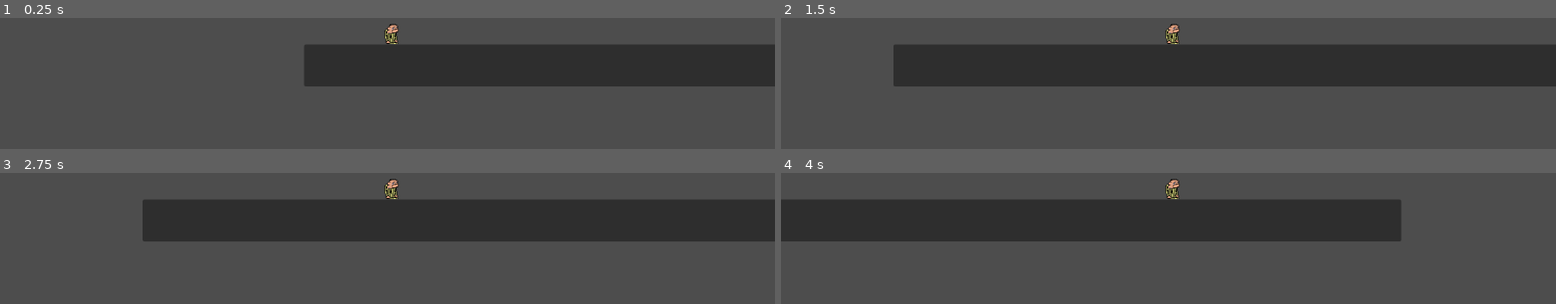
Above: before the commit, frames 1-4 (two rows, left to right).
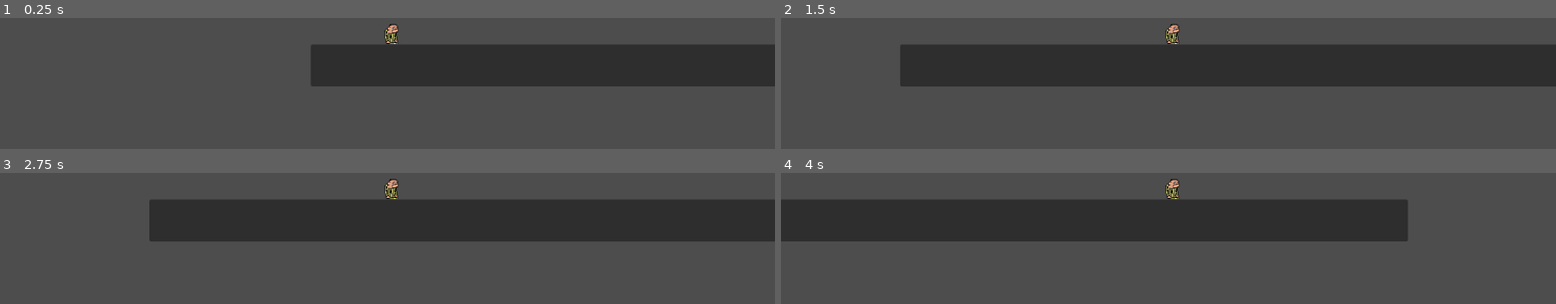
Above: after the commit, the same moments.

Repository: OneSirJar/Godotplatformer
Game: Godot game, scene res://World/world.tscn
Two runs of this game, one before a commit and one after it. Both use one fixed random seed, a clock stepped at 60 frames per second and the inputs below. This scene is started directly instead of the project's main scene.
Inputs:
- Up to frame 1 (0.25 s): no input
- Up to frame 2 (1.5 s): tap Enter (ui_accept) at 0.5, 0.77 s; hold Right (ui_right) from 0.53 s (still down)
- Up to frame 3 (2.75 s): tap Enter (ui_accept) at 1.52 s; release Right (ui_right) at 2.03 s; hold Left (ui_left) from 2.03 s (still down)
- Up to frame 4 (4 s): release Left (ui_left) at 2.78 s; hold Right (ui_right) from 2.78 s (still down); tap Enter (ui_accept) at 3.02, 3.77 s

The runs differ from the first frame. In frame 1, 0.2% of the frame differs, in the area x 39-41%, y 20-53%; in frame 2, 0.3%, in the area x 14-16%, y 20-53%; in frame 3, 0.3%; in frame 4, 0.2%.

Commit message:
git is mean

Diff:
--- a/Blood/World/world.tscn
+++ b/Blood/World/world.tscn
@@ -13,7 +13,7 @@
 [node name="World" type="Node2D"]
 
 [node name="Phillip" parent="." instance=ExtResource("1_yma12")]
-position = Vector2(265, 306)
+position = Vector2(255, 319)
 
 [node name="Camera2D" type="Camera2D" parent="Phillip"]
 position = Vector2(-6, 3)
Not shown: 1 places in Blood/World/world.tscn that only renumber resources
